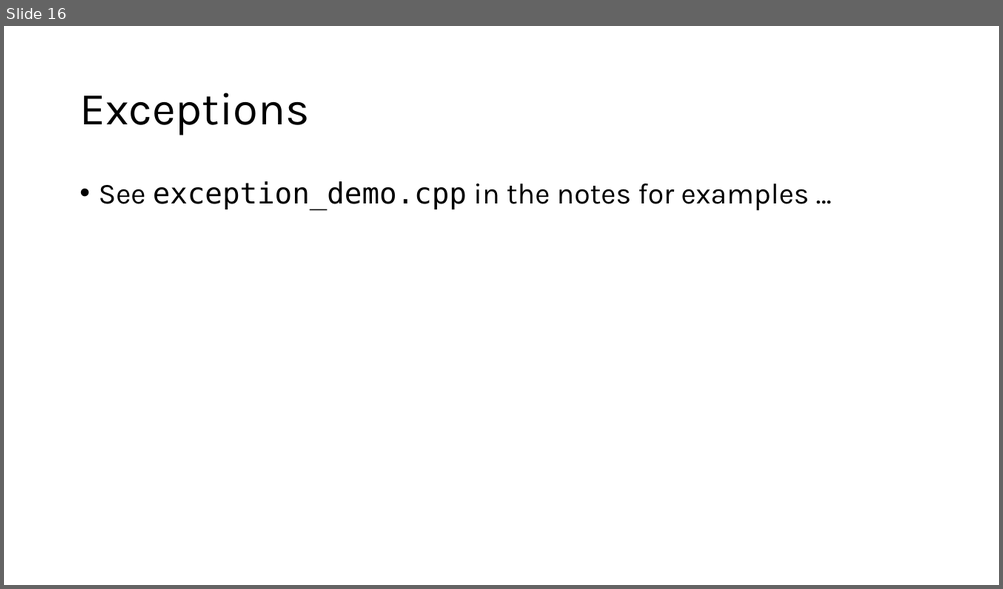
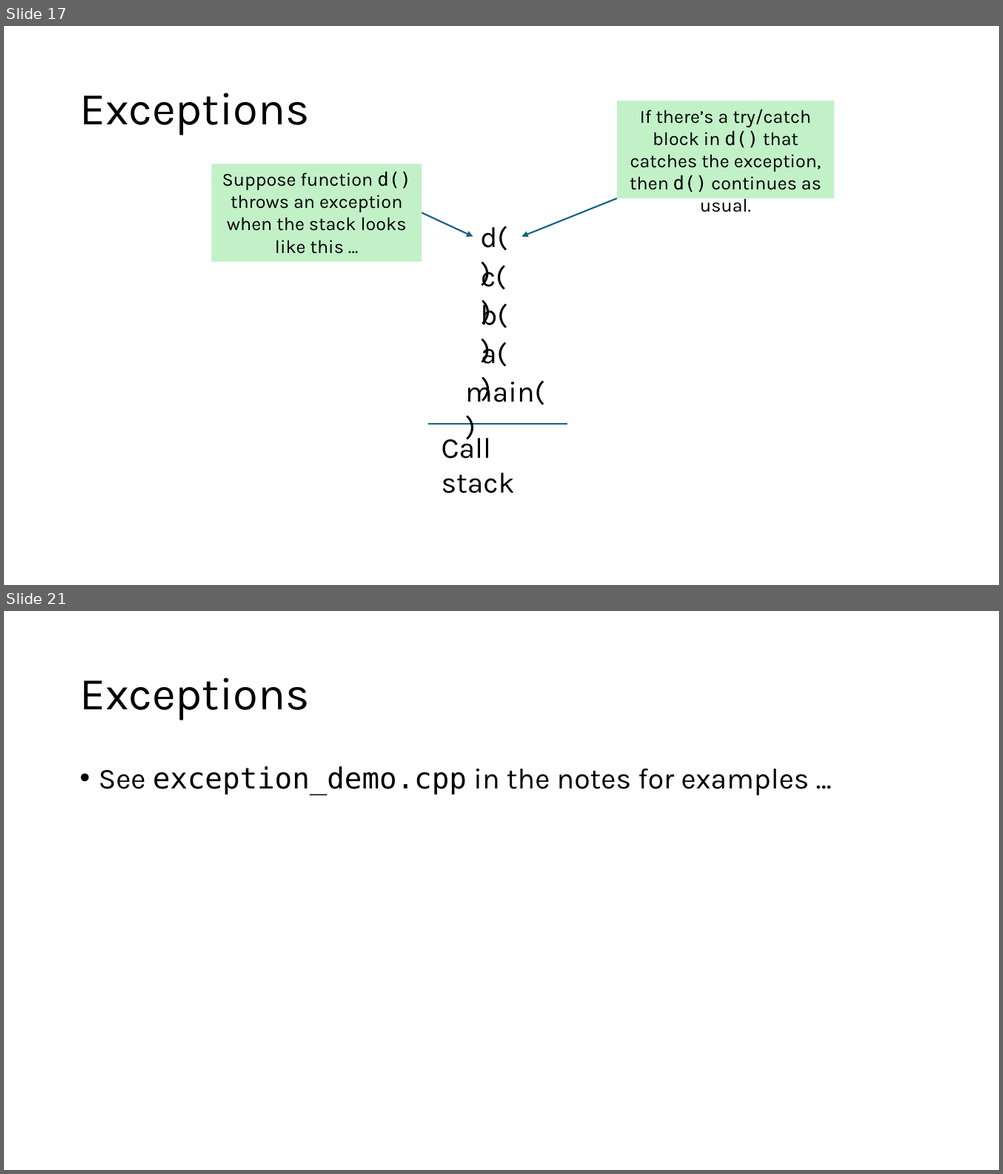
Before and after one commit to tjd1234/cmpt125spring2026, a slide deck: notes/week8/week8.pptx. Shown one above the other, each under a label of ours: slide 16 before the commit, slides 17 and 21 after it; the slides between them are not shown. The pictures are 1003x589 and 1003x1174 pixels, drawn with LibreOffice and Linux fonts; fonts in the diff are those of the drawing. Boxes give left, top, right and bottom in pixels: in the first picture for what was removed or moved away, otherwise in the second. Text is boxed around its words. In the diff, an @@ line names an element or a change of style, - is before the commit and + after.

```diff
--- a/notes/week8/week8.pptx
+++ b/notes/week8/week8.pptx
@@ slide 17 added at (4, 26, 999, 585), background #FFFFFF @@
@@ title added at (79, 93, 309, 136), 44 pt, text #000000 @@
+Exceptions
@@ rectangle added at (617, 101, 834, 198), fill #C2F1C8, 18 pt, text #000000 @@
+If there’s a try/catch block in d() that catches the exception, then d() continues as usual.
@@ rectangle added at (211, 164, 422, 262), fill #C2F1C8, 18 pt, text #000000 @@
+Suppose function d() throws an exception when the stack looks like this …
@@ arrow added from (617, 198) to (522, 236), #156082 1.5 pt @@
@@ arrow added from (422, 213) to (472, 236), #156082 1.5 pt @@
@@ text added at (480, 226, 507, 251), 28 pt, text #000000 @@
+d()
@@ text added at (481, 261, 506, 290), 28 pt, text #000000 @@
+c()
@@ text added at (480, 300, 507, 329), 28 pt, text #000000 @@
+b()
@@ text added at (481, 338, 506, 367), 28 pt, text #000000 @@
+a()
@@ text added at (465, 377, 544, 406), 28 pt, text #000000 @@
+main()
@@ line added from (429, 424) to (567, 424), #156082 1.5 pt @@
@@ text added at (441, 432, 515, 494), 28 pt, text #000000 @@
+Call stack
@@ what was slide 16 is now slide 21 @@
```
Also in this commit, not shown: 4 other slides added.
